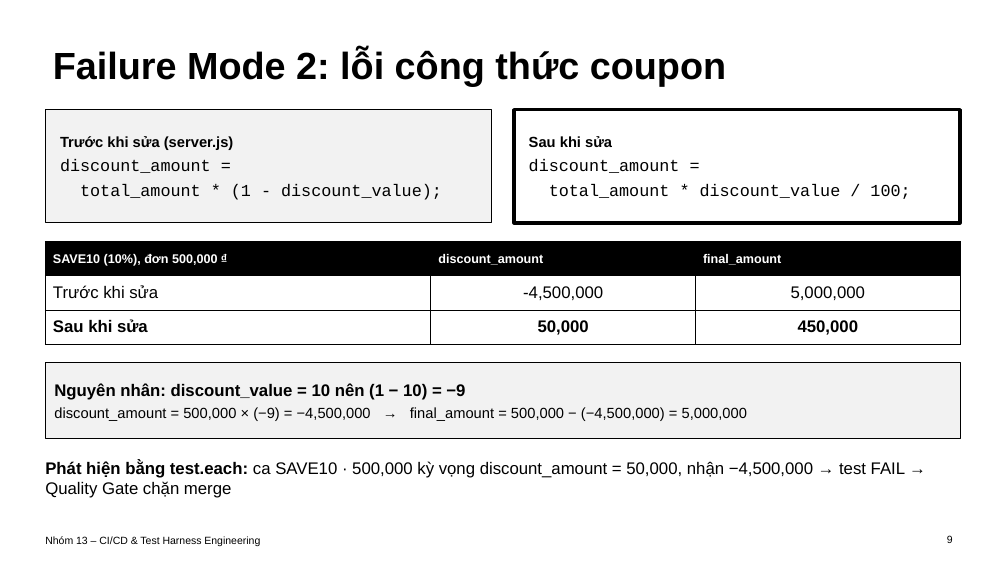
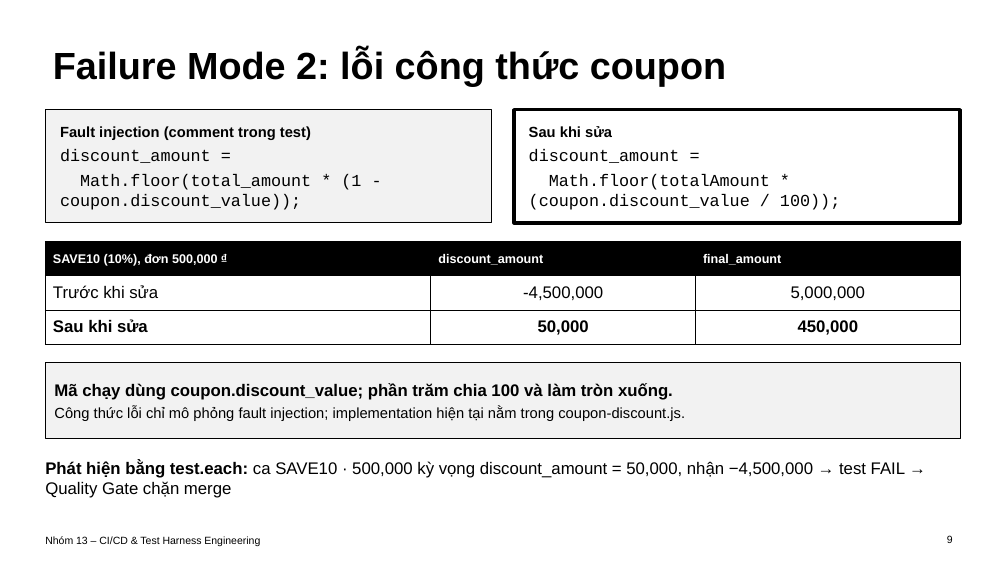
Before and after one commit to SoftwareTesting-Group13/eshop-sut-seminar, a slide deck: slide 9 of docs/seminar_slide.pptx. Drawn at 1008x567 pixels with LibreOffice and Linux fonts; fonts in the diff are those of the drawing. Boxes give left, top, right and bottom in pixels: in the first picture for what was removed or moved away, otherwise in the second. Text is boxed around its words. In the diff, an @@ line names an element or a change of style, - is before the commit and + after.

```diff
--- a/docs/seminar_slide.pptx
+++ b/docs/seminar_slide.pptx
@@ text in rectangle at box(60, 126, 311, 140): text changed @@
-Trước khi sửa (server.js)
+Fault injection (comment trong test)
@@ text in rectangle at box(60, 174, 361, 210): text changed @@
-total_amount * (1 - discount_value);
+Math.floor(total_amount * (1 - coupon.discount_value));
@@ text in rectangle at box(529, 174, 840, 210): text changed @@
-total_amount * discount_value / 100;
+Math.floor(totalAmount * (coupon.discount_value / 100));
@@ text in rectangle at box(54, 383, 685, 421): text changed @@
-Nguyên nhân: discount_value = 10 nên (1 − 10) = −9
-discount_amount = 500,000 × (−9) = −4,500,000 → final_amount = 500,000 − (−4,500,000) = 5,000,000
+Mã chạy dùng coupon.discount_value; phần trăm chia 100 và làm tròn xuống.
+Công thức lỗi chỉ mô phỏng fault injection; implementation hiện tại nằm trong coupon-discount.js.
```
Also in this commit, not shown: 10 other slides changed, 3 other files.
